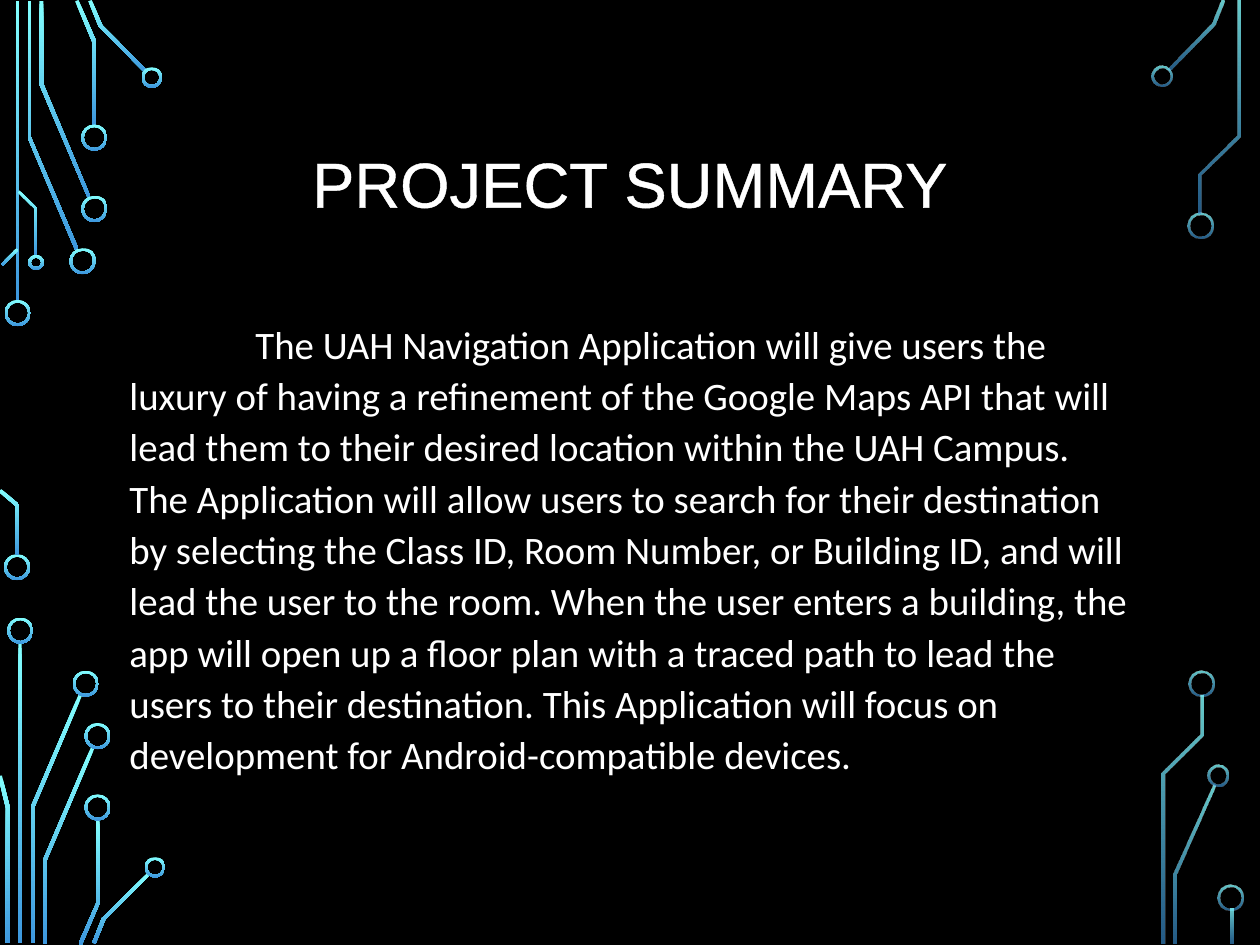
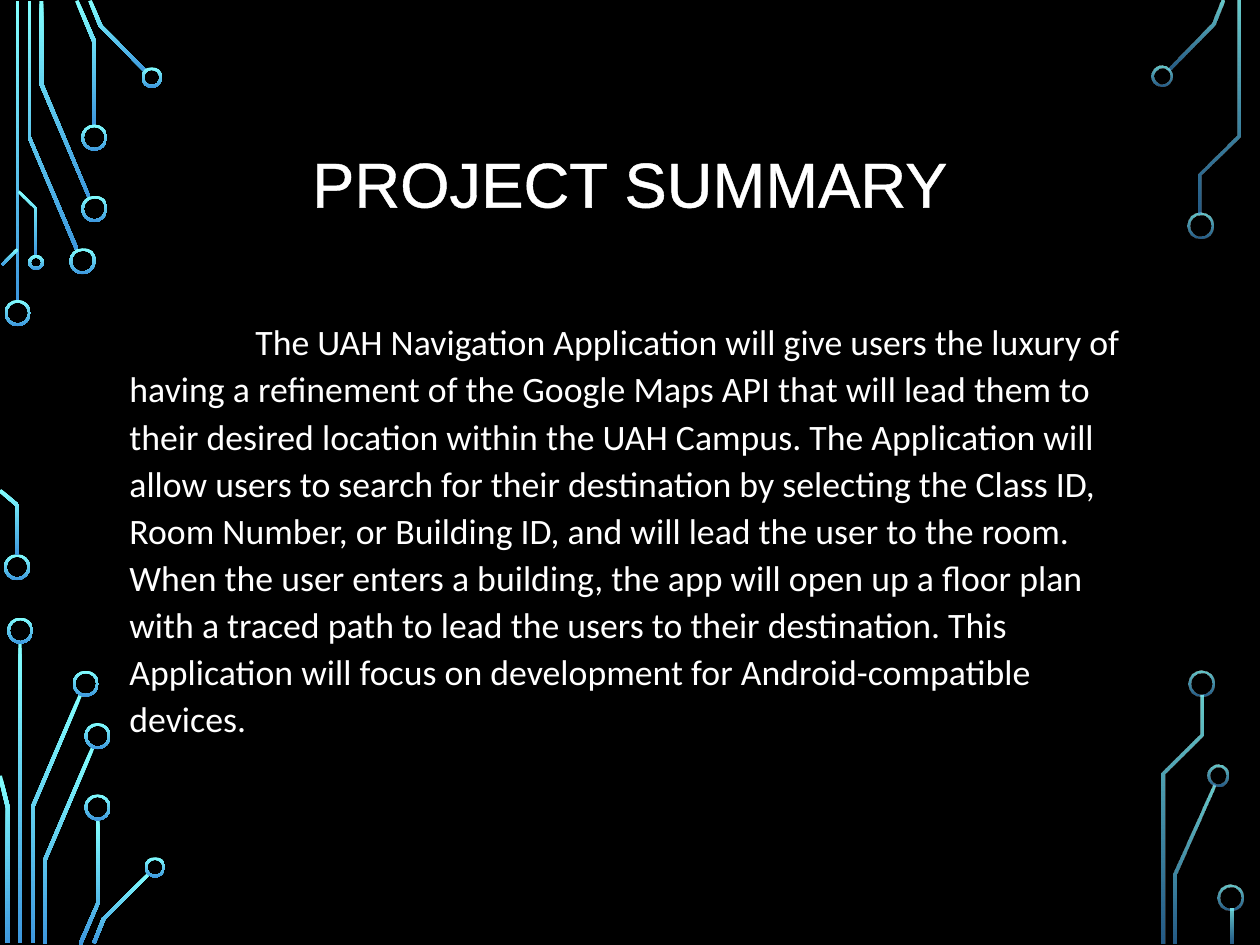
Before and after one commit to jaap15/UAH_APP, a slide deck: slide 2 of documentation/CPE496 PDR Slides.pptx. Drawn at 1260x945 pixels with LibreOffice and Linux fonts; fonts in the diff are those of the drawing; background and template pictures are left out. Boxes give left, top, right and bottom in pixels: in the first picture for what was removed or moved away, otherwise in the second. Text is boxed around its words. In the diff, an @@ line names an element or a change of style, - is before the commit and + after.

```diff
--- a/documentation/CPE496 PDR Slides.pptx
+++ b/documentation/CPE496 PDR Slides.pptx
@@ text "The UAH Navigation Application will ..." at [129,330,1119,733]: size 24.5 to 22.5 pt @@
```
Also in this commit, not shown: 2 other slides changed.
